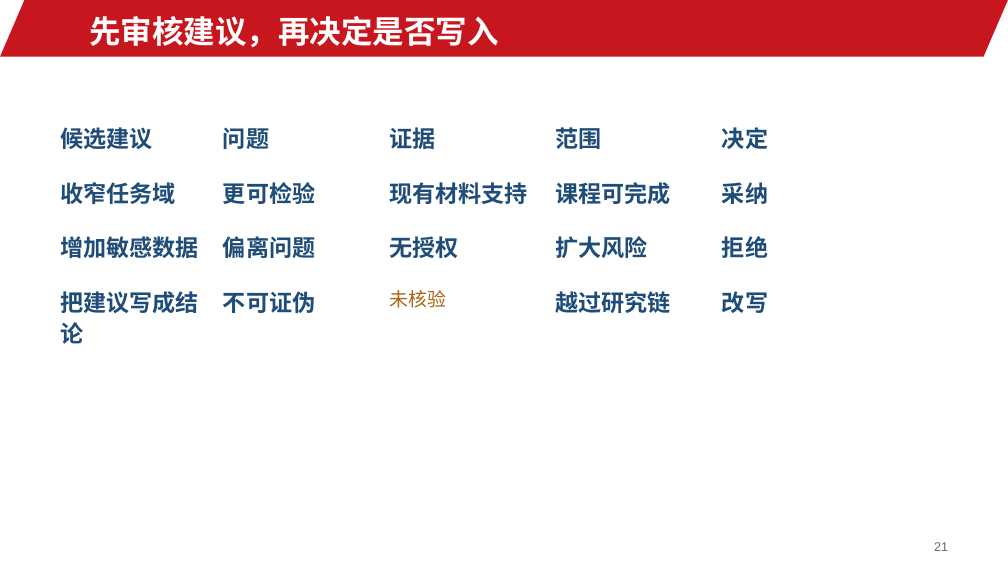
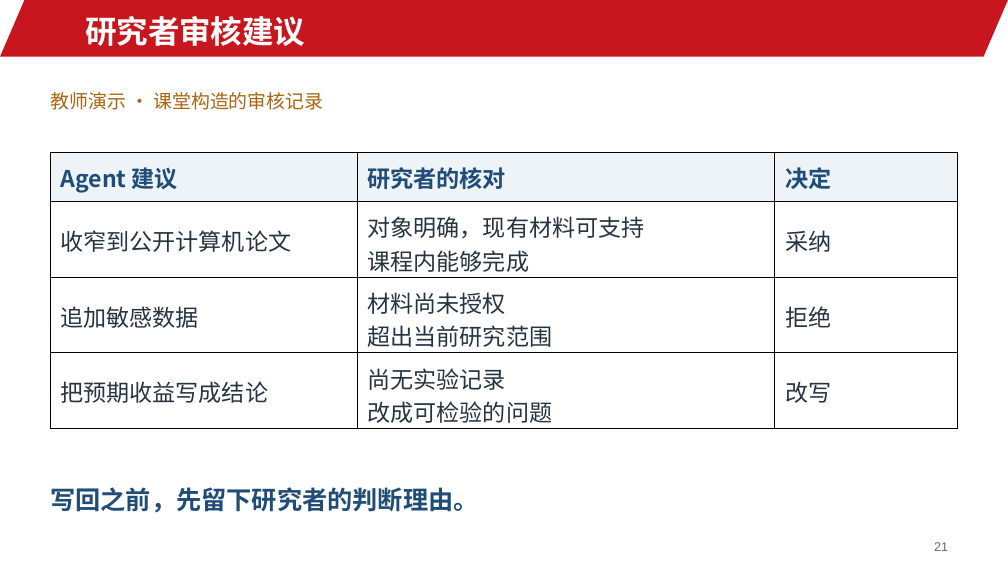
Before and after one commit to jinyh/ai4research, a slide deck: slide 21 of lessons/lesson-01/slides.pptx. Drawn at 1008x567 pixels with LibreOffice and Linux fonts; fonts in the diff are those of the drawing; background and template pictures are left out. Boxes give left, top, right and bottom in pixels: in the first picture for what was removed or moved away, otherwise in the second. Text is boxed around its words. In the diff, an @@ line names an element or a change of style, - is before the commit and + after.

```diff
--- a/lessons/lesson-01/slides.pptx
+++ b/lessons/lesson-01/slides.pptx
@@ text at (x1=85, y1=16, x2=305, y2=46): text changed @@
-先审核建议，再决定是否写入
+研究者审核建议
@@ text added at (x1=50, y1=92, x2=323, y2=110), 18 pt, text #A96510 @@
+教师演示 · 课堂构造的审核记录
@@ text removed at (x1=60, y1=127, x2=152, y2=149) @@
-候选建议
@@ text removed at (x1=223, y1=128, x2=269, y2=149) @@
-问题
@@ text removed at (x1=389, y1=127, x2=435, y2=149) @@
-证据
@@ text removed at (x1=556, y1=124, x2=602, y2=153) @@
-范围
@@ text removed at (x1=722, y1=127, x2=768, y2=149) @@
-决定
@@ table added at (x1=51, y1=152, x2=958, y2=429), 4 rows, 3 columns @@
+Agent 建议 | 研究者的核对 | 决定
+收窄到公开计算机论文 | 对象明确，现有材料可支持 / 课程内能够完成 | 采纳
+追加敏感数据 | 材料尚未授权 / 超出当前研究范围 | 拒绝
+把预期收益写成结论 | 尚无实验记录 / 改成可检验的问题 | 改写
@@ text removed at (x1=60, y1=182, x2=175, y2=204) @@
-收窄任务域
@@ text removed at (x1=223, y1=182, x2=315, y2=204) @@
-更可检验
@@ text removed at (x1=389, y1=182, x2=527, y2=204) @@
-现有材料支持
@@ text removed at (x1=556, y1=182, x2=671, y2=204) @@
-课程可完成
@@ text removed at (x1=722, y1=182, x2=768, y2=204) @@
-采纳
@@ text removed at (x1=60, y1=233, x2=198, y2=262) @@
-增加敏感数据
@@ text removed at (x1=223, y1=236, x2=315, y2=258) @@
-偏离问题
@@ text removed at (x1=389, y1=236, x2=458, y2=258) @@
-无授权
@@ text removed at (x1=556, y1=236, x2=648, y2=258) @@
-扩大风险
@@ text removed at (x1=722, y1=236, x2=768, y2=258) @@
-拒绝
@@ text removed at (x1=60, y1=291, x2=198, y2=344) @@
-把建议写成结论
@@ text removed at (x1=223, y1=291, x2=315, y2=313) @@
-不可证伪
@@ text removed at (x1=389, y1=290, x2=446, y2=308) @@
-未核验
@@ text removed at (x1=556, y1=291, x2=671, y2=313) @@
-越过研究链
@@ text removed at (x1=722, y1=291, x2=768, y2=313) @@
-改写
@@ text added at (x1=50, y1=487, x2=478, y2=513), 24 pt, text #1F4D78, bold @@
+写回之前，先留下研究者的判断理由。
```
Also in this commit, not shown: 11 other slides changed, 18 slides added, 18 slides removed, 18 other files.
